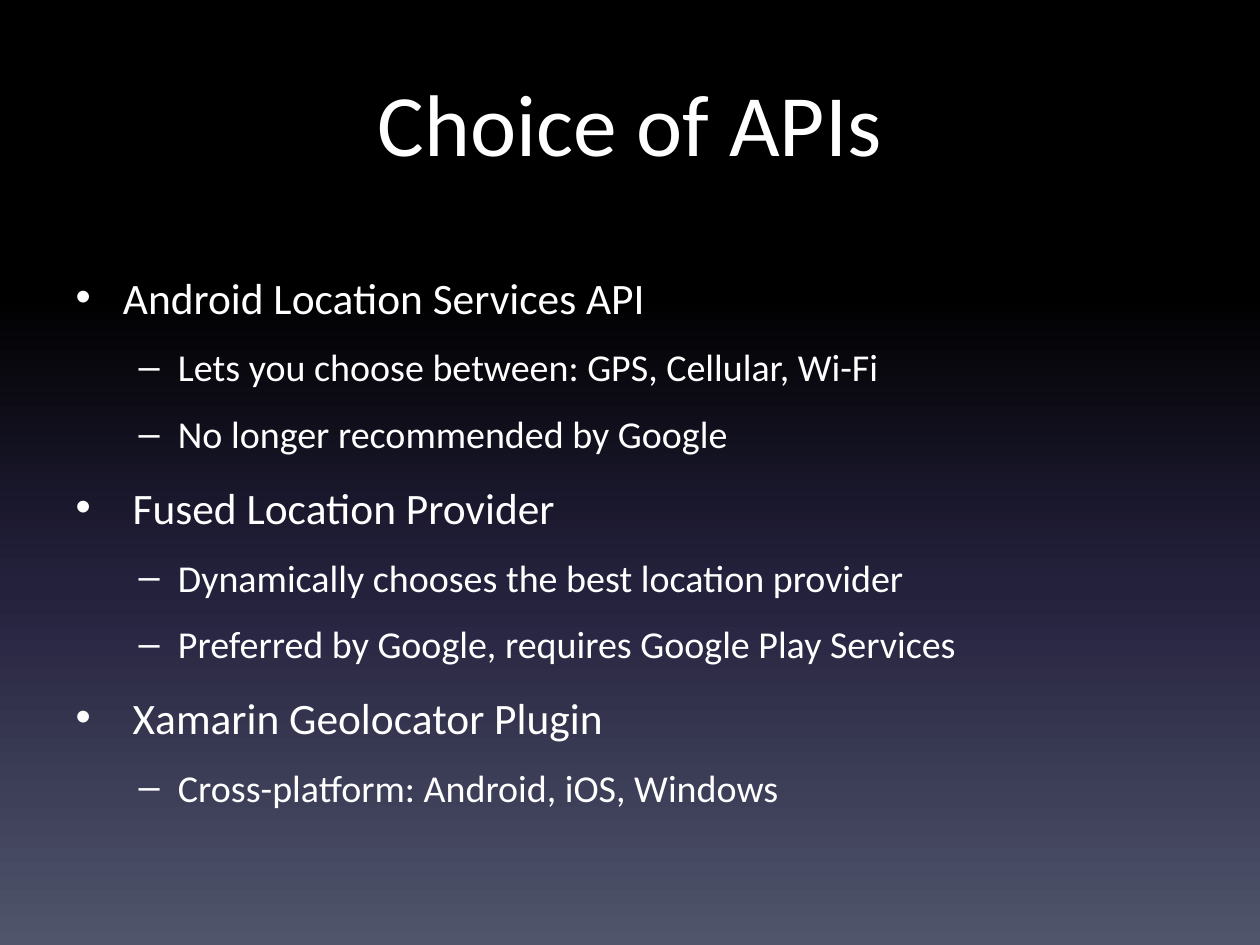
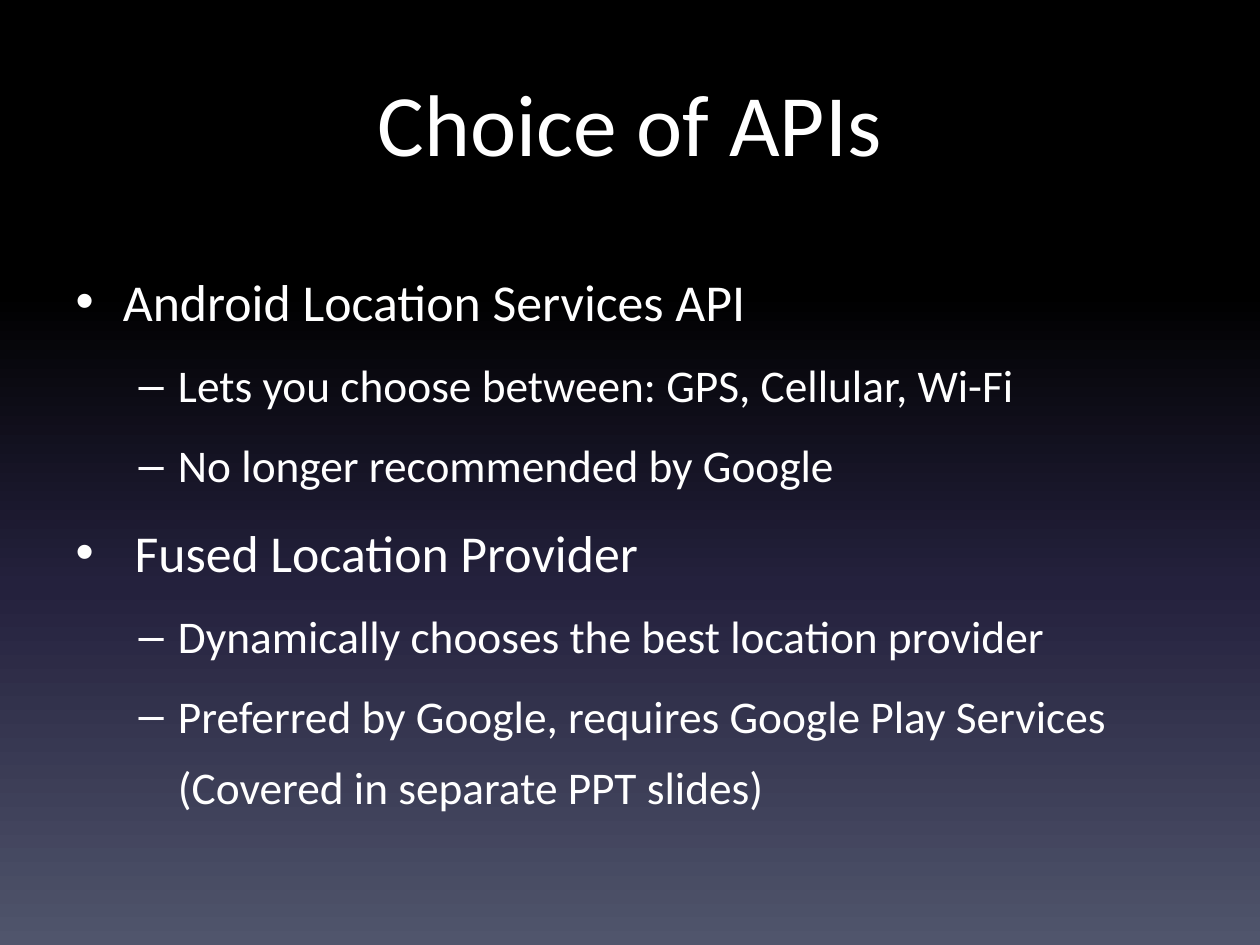
Before and after one commit to LCC-CIT/CS235AM-CourseMaterials, a slide deck: slide 6 of Slides/Wk9Day1-GeolocationOverview.pptx. Drawn at 1260x945 pixels with LibreOffice and Linux fonts; fonts in the diff are those of the drawing. Boxes give left, top, right and bottom in pixels: in the first picture for what was removed or moved away, otherwise in the second. Text is boxed around its words. In the diff, an @@ line names an element or a change of style, - is before the commit and + after.

```diff
--- a/Slides/Wk9Day1-GeolocationOverview.pptx
+++ b/Slides/Wk9Day1-GeolocationOverview.pptx
@@ text at (123, 285, 1044, 661): size 24.8 to 29.6 pt in "Android Location Services API", "Fused Location Provider"; size 21.7 to 25.9 pt in "Lets you choose between: GPS, Cellular, Wi-Fi", "No longer recommended by Google", "Dynamically chooses the best location provider" @@
@@ text at (178, 701, 1106, 812): text changed; size 21.7 to 25.9 pt @@
-  – Preferred by Google, requires Google Play Services
-• Xamarin Geolocator Plugin
-  – Cross-platform: Android, iOS, Windows
+  – Preferred by Google, requires Google Play Services
+    (Covered in separate PPT slides)
```
Also in this commit, not shown: 2 slides added, 5 other files.
